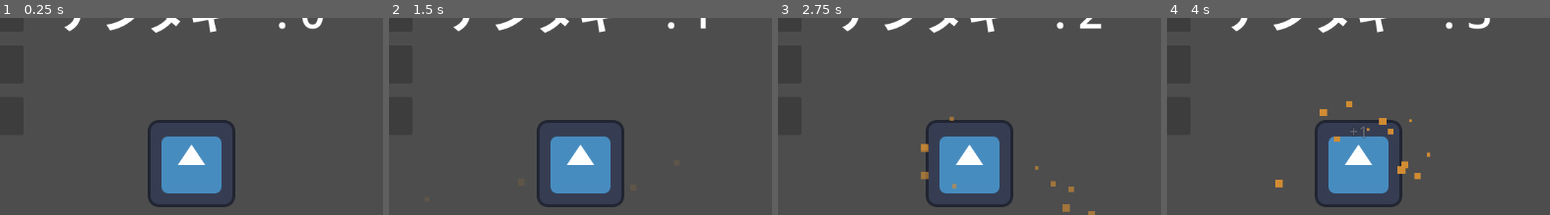
Above: before the commit, frames 1-4 (left to right).
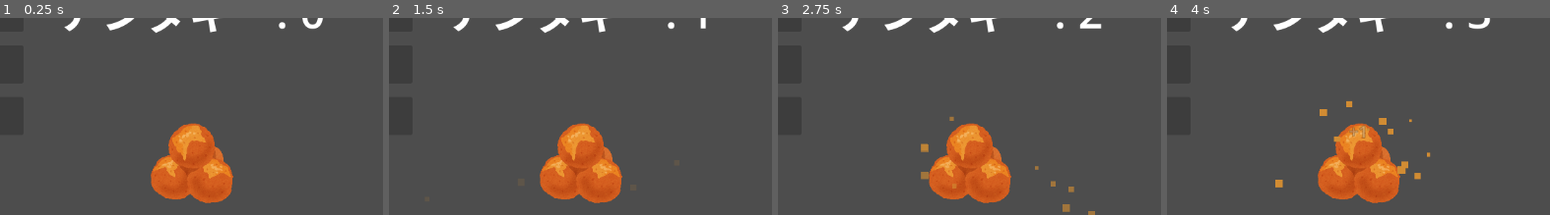
Above: after the commit, the same moments.

Repository: johnny-maa/sata-andagi-maker
Game: Godot game, scene res://Main.tscn
Same seed, same stepped clock (60 frames per second), same inputs: the game is played once before the commit and once after it. The engine's default icon, where the game draws it, is replaced by a stand-in: a white triangle on a blue panel in a dark square.
Inputs (mouse positions are % of the whole screen's width and height, from its top left):
- Up to frame 1 (0.25 s): no input
- Up to frame 2 (1.5 s): click (51, 54) at 0.5 s; click "セーブ" at 1.25 s
- Up to frame 3 (2.75 s): click (51, 54) at 2 s
- Up to frame 4 (4 s): click "セーブ" at 2.75 s; click (51, 54) at 3.5 s
The pictures show only the part of the screen within x 26-76%, y 17-67%; the shares and areas given below are measured in that part.

The runs differ from the first frame. In frame 1, 7.8% of the frame differs, in the area x 38-62%, y 51-97%; in frame 2, 7.8%; in frame 3, 7.7%; in frame 4, 7.6%.

Commit message:
feat: メインのサーターアンダギー画像素材の組み込み（仮アイコンからの差し替え）

Diff:
--- a/Main.gd
+++ b/Main.gd
@@ -408,8 +408,8 @@
 
 func spawn_golden_andagi() -> void:
 	var btn = TextureButton.new()
-	btn.texture_normal = preload("res://icon.svg")
-	btn.modulate = Color(1, 0.84, 0) # Gold color
+	btn.texture_normal = preload("res://assets/sweets_saataa_andagii.png")
+	btn.modulate = Color("ffd700") # Gold color
 	btn.ignore_texture_size = true
 	btn.stretch_mode = TextureButton.STRETCH_KEEP_ASPECT_CENTERED
 	btn.custom_minimum_size = Vector2(64, 64)
--- a/Main.tscn
+++ b/Main.tscn
@@ -1,7 +1,7 @@
 [gd_scene load_steps=3 format=3 uid="uid://b8y4g2k7w8c3v"]
 
 [ext_resource type="Script" uid="uid://db8o4endvvhvc" path="res://Main.gd" id="1_q1w2e"]
-[ext_resource type="Texture2D" uid="uid://dcorikjr2nrpi" path="res://icon.svg" id="2_a1b2c"]
+[ext_resource type="Texture2D" path="res://assets/sweets_saataa_andagii.png" id="2_a1b2c"]
 
 [node name="Main" type="Control"]
 layout_mode = 3
Binary file added: assets/sweets_saataa_andagii.png
Not shown, added: assets/sweets_saataa_andagii.png.import
